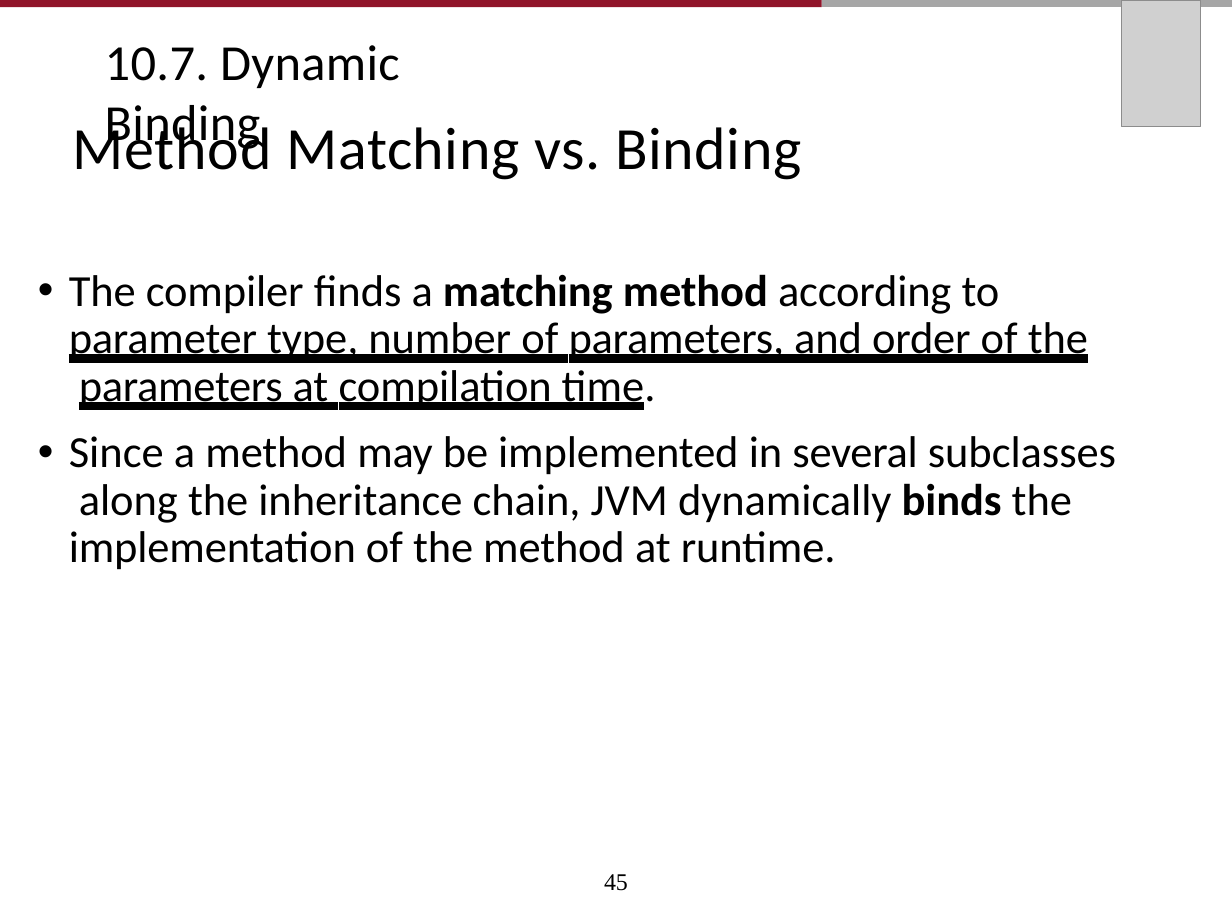
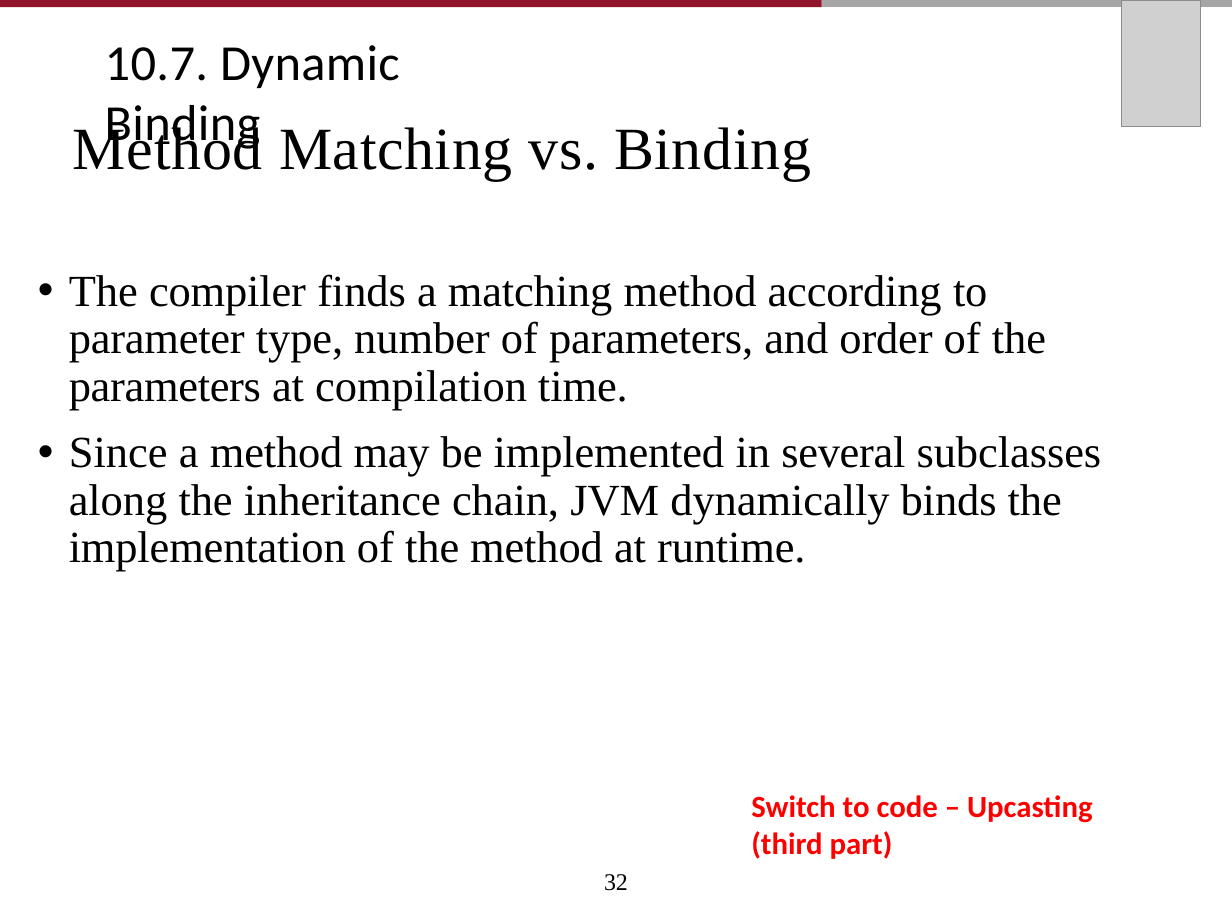
Before and after one commit to AughdonBreslin/CS501IntroToJava, a slide deck: slide 32 of Lectures/10_Inheritance and Polymorphism.pptx (slide 45 before the commit). Drawn at 1232x924 pixels with LibreOffice and Linux fonts; fonts in the diff are those of the drawing; grey boxes stand for pictures. Boxes give left, top, right and bottom in pixels: in the first picture for what was removed or moved away, otherwise in the second. Text is boxed around its words. In the diff, an @@ line names an element or a change of style, - is before the commit and + after.

```diff
--- a/Lectures/10_Inheritance and Polymorphism.pptx
+++ b/Lectures/10_Inheritance and Polymorphism.pptx
@@ text "Method Matching vs. Binding" at [69, 122, 1102, 571]: font Calibri to Times New Roman; bold off in "matching method", "binds"; underline off in "parameter type, number of parameters, and order ..." @@
@@ text added at [751, 795, 1093, 859], 18 pt, text #FF0000, bold @@
+Switch to code – Upcasting
+(third part)
@@ page number at [604, 874, 628, 891]: text changed @@
-45
+32
```
Also in this commit, not shown: 21 other slides changed, 2 slides added, 39 slides removed, 26 other files.
